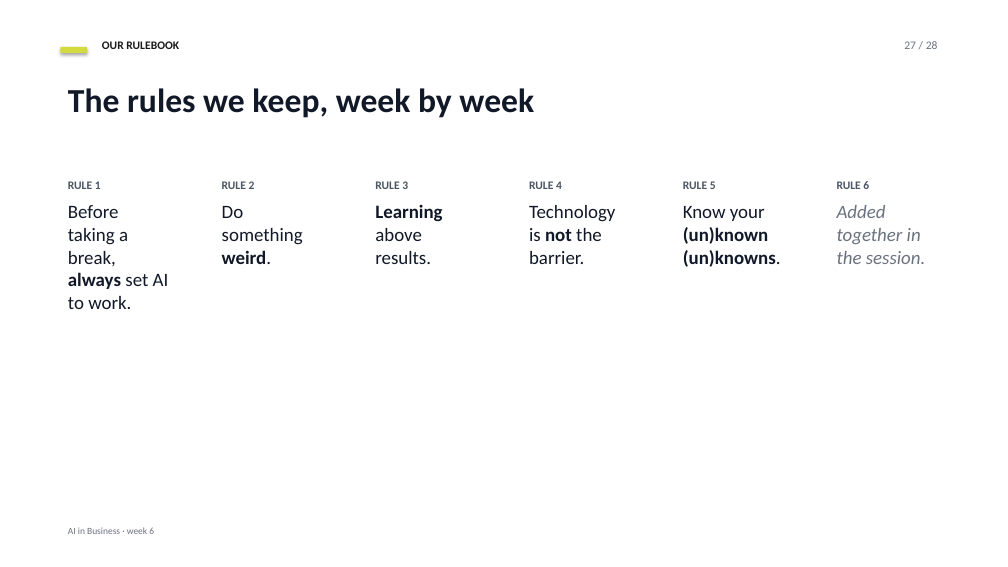
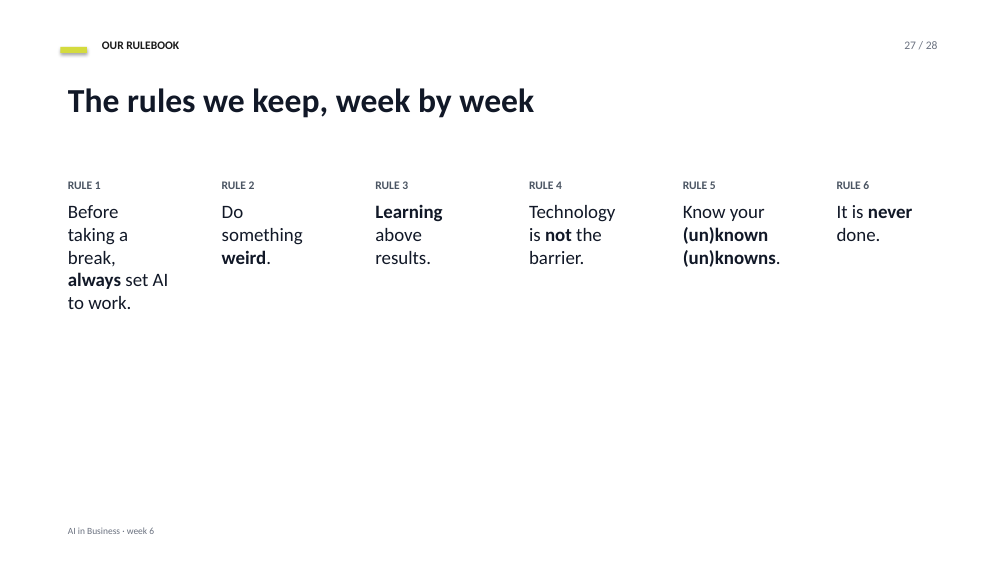
Before and after one commit to datadrivendecisions/ai-in-business, a slide deck: slide 27 of project-documentation/slides/week-06-deck.pptx. Drawn at 1008x567 pixels with LibreOffice and Linux fonts; fonts in the diff are those of the drawing. Boxes give left, top, right and bottom in pixels: in the first picture for what was removed or moved away, otherwise in the second. Text is boxed around its words. In the diff, an @@ line names an element or a change of style, - is before the commit and + after.

```diff
--- a/project-documentation/slides/week-06-deck.pptx
+++ b/project-documentation/slides/week-06-deck.pptx
@@ text at <box>837,205,913,241</box>: text changed; text colour #6B7280 to #111827; italic off @@
-Added together in the session.
+It is never done.
```
Also in this commit, not shown: 6 other files.
